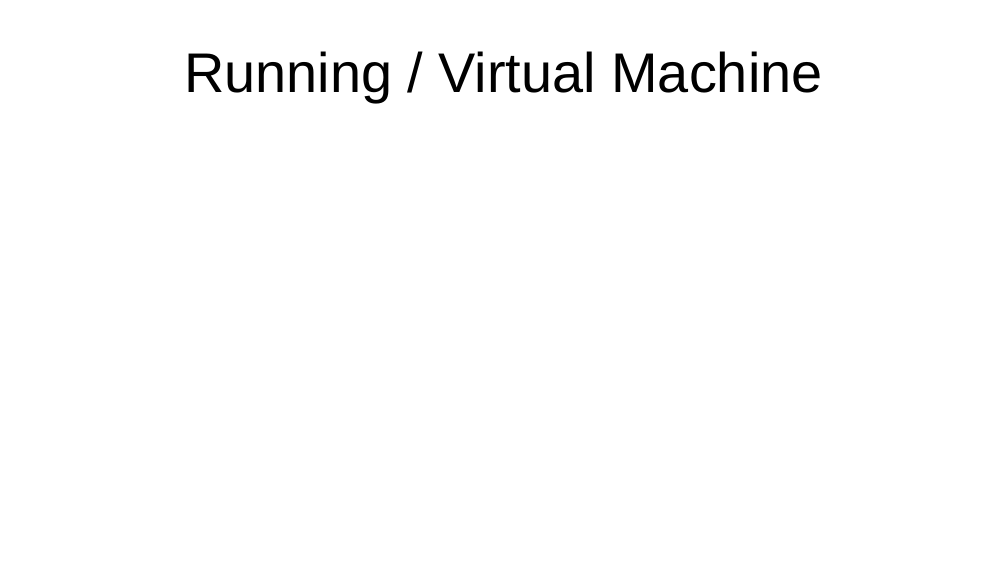
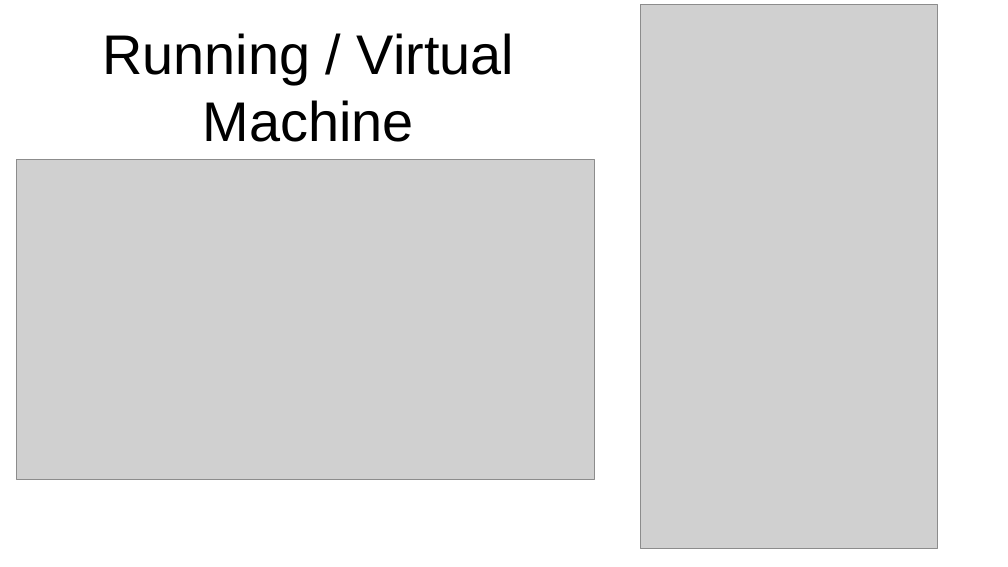
Before and after one commit to grab-a-byte/CalculatorCompiler, a slide deck: slide 27 of slides/Compiler Slides.odp (slide 26 before the commit). Drawn at 1008x567 pixels with LibreOffice and Linux fonts; fonts in the diff are those of the drawing; grey boxes stand for pictures. Boxes give left, top, right and bottom in pixels: in the first picture for what was removed or moved away, otherwise in the second. Text is boxed around its words. In the diff, an @@ line names an element or a change of style, - is before the commit and + after.

```diff
--- a/slides/Compiler Slides.odp
+++ b/slides/Compiler Slides.odp
@@ title "Running / Virtual Machine" rewrapped from [184, 51, 822, 102] to [102, 33, 514, 142] @@
@@ picture added at [640, 5, 938, 549] @@
@@ picture added at [16, 160, 595, 480] @@
```
Also in this commit, not shown: 2 other slides changed, 2 slides added.
